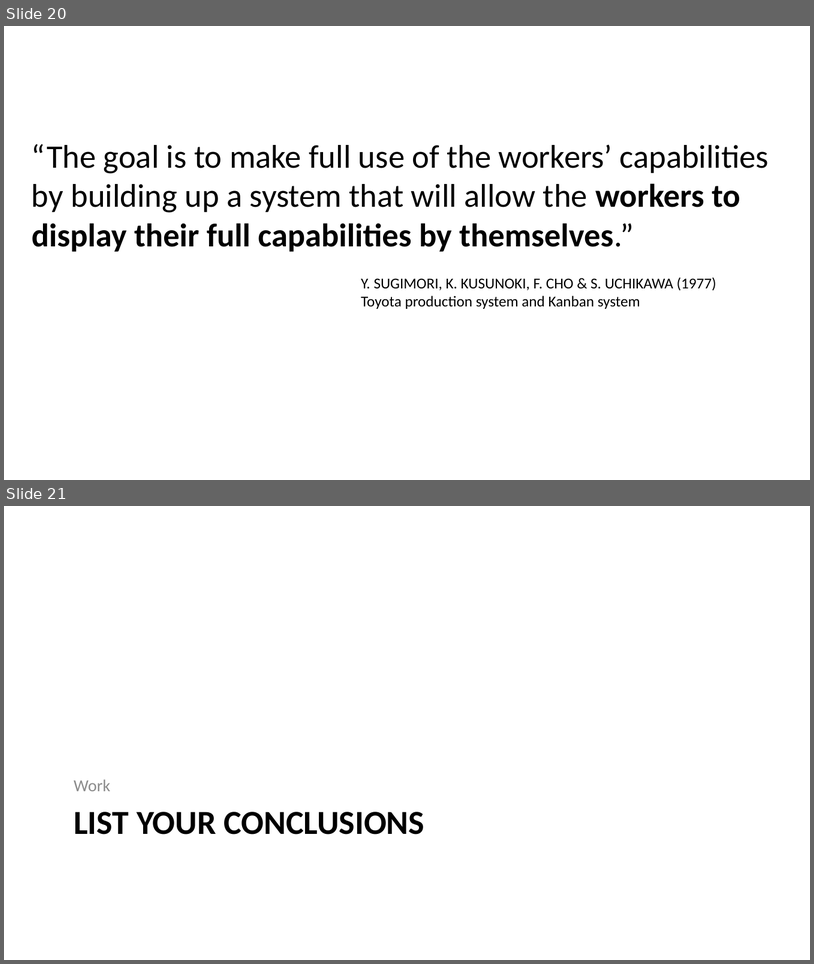
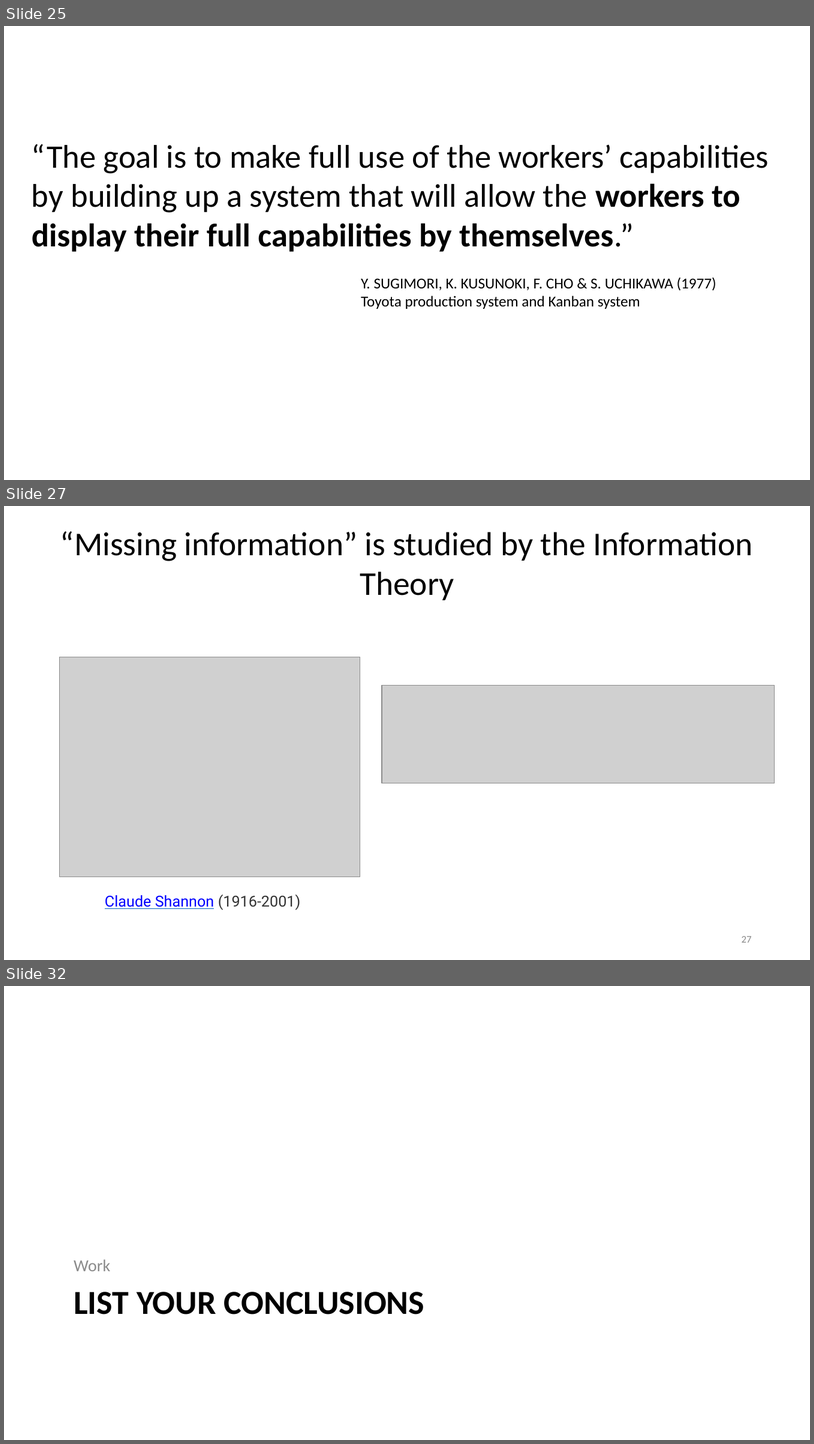
Before and after one commit to kedehub/knowledge_discovery_game, a slide deck: Knowledge Discovery Game.pptx. Shown one above the other, each under a label of ours: slides 20 and 21 before the commit, slides 25, 27 and 32 after it; the slides between them are not shown. The pictures are 814x964 and 814x1444 pixels, drawn with LibreOffice and Linux fonts; fonts in the diff are those of the drawing; grey boxes stand for pictures; background and template pictures are left out. Boxes give left, top, right and bottom in pixels: in the first picture for what was removed or moved away, otherwise in the second. Text is boxed around its words. In the diff, an @@ line names an element or a change of style, - is before the commit and + after.

```diff
--- a/Knowledge Discovery Game.pptx
+++ b/Knowledge Discovery Game.pptx
@@ slide 27 added at bbox=[4, 506, 810, 960], background #FFFFFF @@
@@ title added at bbox=[60, 531, 753, 600], 39.6 pt, text #000000 @@
+“Missing information” is studied by the Information Theory
@@ picture added at bbox=[60, 657, 360, 876] @@
@@ picture added at bbox=[382, 685, 776, 783] @@
@@ text added at bbox=[105, 894, 301, 910], 18 pt, text #0000FF, underline @@
+Claude Shannon (1916-2001)
@@ page number added at bbox=[742, 936, 752, 942], 12 pt, text #888888 @@
+27
@@ what was slide 20 is now slide 25 @@
@@ what was slide 21 is now slide 32 @@
```
Also in this commit, not shown: 3 slides changed, 12 other slides added, 2 slides removed.
